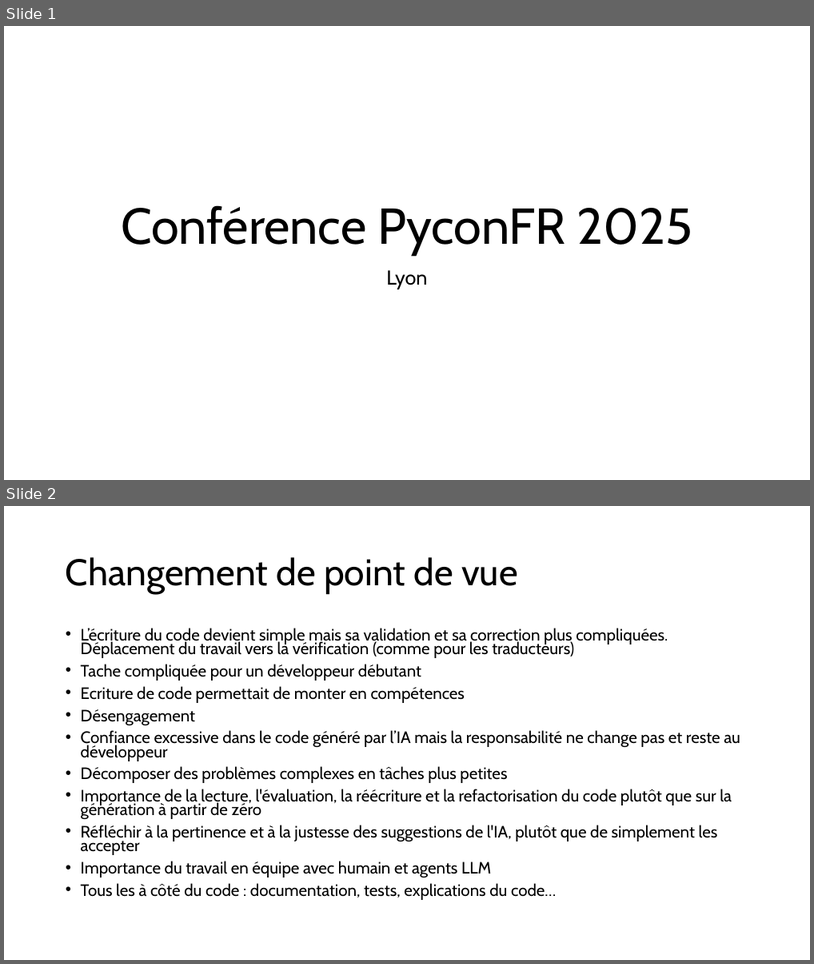
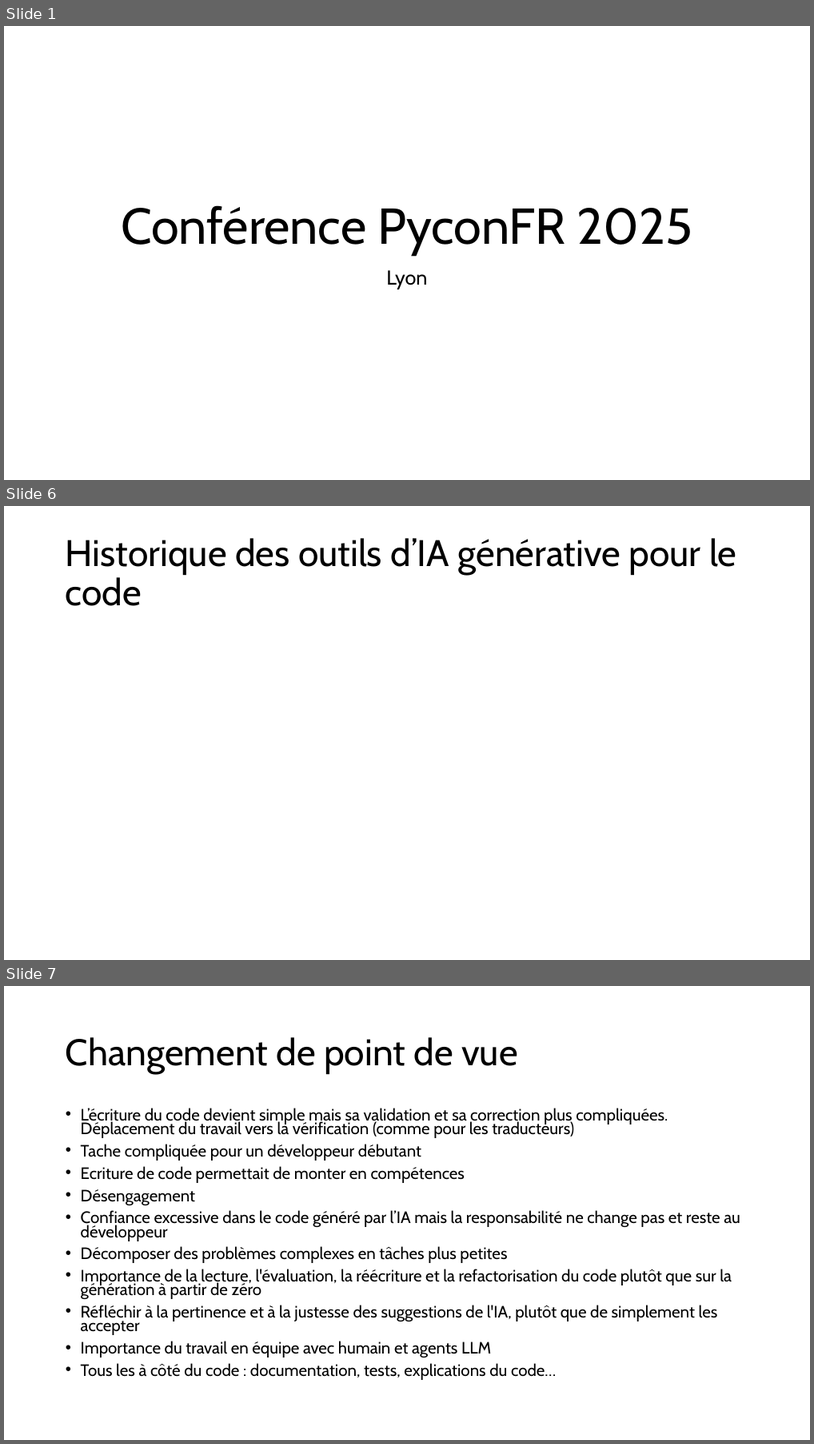
Before and after one commit to Pierre-Loic/prez-Pyconfr-2025, a slide deck: Prez Pyconfr.pptx. Shown one above the other, each under a label of ours: slides 1 and 2 before the commit, slides 1, 6 and 7 after it; the slides between them are not shown. The pictures are 814x964 and 814x1444 pixels, drawn with LibreOffice and Linux fonts; fonts in the diff are those of the drawing. Boxes give left, top, right and bottom in pixels: in the first picture for what was removed or moved away, otherwise in the second. Text is boxed around its words. In the diff, an @@ line names an element or a change of style, - is before the commit and + after.

```diff
--- a/Prez Pyconfr.pptx
+++ b/Prez Pyconfr.pptx
@@ slide 6 added at (4,506,810,960), background #FFFFFF @@
@@ title added at (66,538,737,606), 44 pt, text #000000 @@
+Historique des outils d’IA générative pour le code
@@ what was slide 2 is now slide 7 @@
```
Also in this commit, not shown: 4 other slides added.
